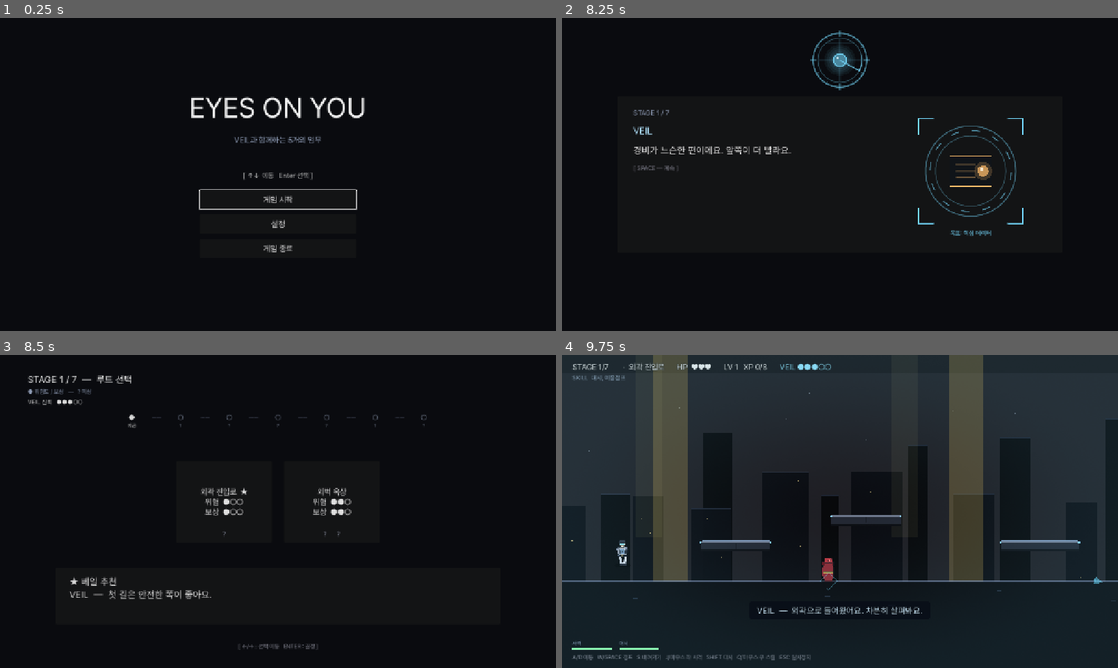
Above: before the commit, frames 1-4 (two rows, left to right).
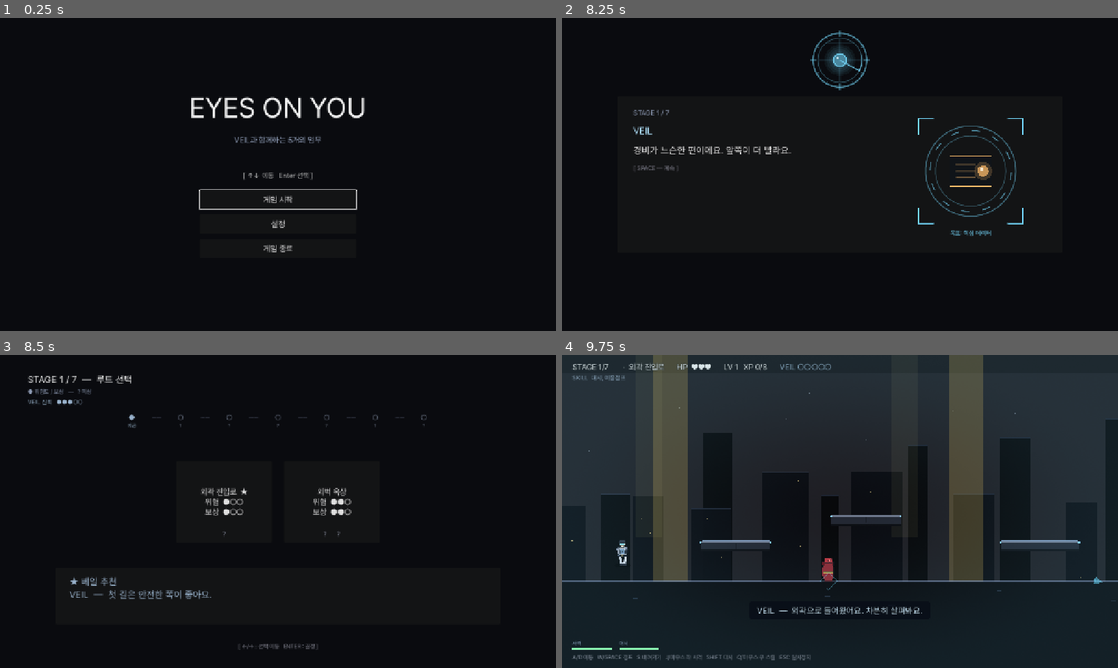
Above: after the commit, the same moments.

Repository: soomin007/EyesOnYou
Game: Godot game, scene res://scenes/main.tscn
The game is run twice, just before and just after one commit, with the same random seed, the same clock (stepped at 60 frames per second) and the same inputs.
Inputs (mouse positions are in pixels of both pictures, inside the frame that each line leads up to):
- Up to frame 1 (0.25 s): no input
- Up to frame 2 (8.25 s): click "게임 시작" at 0.5 s; click "일반 모드" at 1.25 s; click "바로 시작" at 2 s; tap Enter (ui_accept) at 2.75 s; move the mouse to (962, 158) at 2.77 s; press the mouse at (962, 158) at 2.78 s; hold D (move_right) 2.78-4.28 s; tap W (jump) at 3.02, 3.77, 5.27, 6.02, 6.77 s; move the mouse to (728, 190) at 3.52 s; release the mouse at (728, 190) at 3.53 s; tap Shift (dash) at 3.6 s; move the mouse to (895, 105) at 4.27 s; hold A (move_left) 4.28-5.03 s; tap Space at 4.35 s; move the mouse to (812, 237) at 5.02 s; hold D (move_right) 5.03-6.53 s; tap Q at 5.1 s; click (812, 237) at 5.17 s; move the mouse to (1006, 221) at 5.77 s; tap E at 5.85 s; move the mouse to (673, 127) at 6.52 s; hold A (move_left) 6.53-7.28 s; tap J at 6.6 s; move the mouse to (867, 174) at 7.27 s; hold D (move_right) 7.28-8.03 s; tap K at 7.35 s; click (867, 174) at 7.42 s; move the mouse to (756, 96) at 8.02 s; hold A (move_left) from 8.03 s (still down); click (756, 96) at 8.1 s
- Up to frame 3 (8.5 s): keep holding A (move_left); tap W (jump) at 8.27 s
- Up to frame 4 (9.75 s): release A (move_left) at 8.75 s; click "외곽 진입로 ★ 위험 ●○○ 보상 ●○○" at 8.75 s; click "확인" at 9.5 s

Frames 1-2 are identical in both runs. In frame 3, 0.3% of the frame differs, in the area x 5-38%, y 14-78%; in frame 4, less than 0.1%.

Commit message:
feat(trust): 어투 trust 재설계 — 0에서 climbing, 클리어 시 적립
- 획득: 추천 따라 클리어 +2 / 함께 고비(죽고회복·고위험·도전·히든) +2 / 독립 성공 +0
- 적립 시점을 record_route_choice(선택)→on_stage_clear(클리어)로 이동
- veil_trust_tier 원값 기준 재정의(음수 폐지), veil_register_band() 추가(취약함 게이트)
- veil_tone_color 차가움→따뜻함 그라데이션(시작 빨강 제거), HUD 게이지 0-시작 리베이스
- shared_hardship/rec_count/followed_count 변수 + reset 추가
- 문서 §3.2 수치 최종 조정(무사망→COLD 화해)

다음 커밋: 엔딩을 추천 수용률로 재튜닝(분리 — revert 용이)

Co-Authored-By: Claude Opus 4.8 (1M context) <noreply@anthropic.com>

Diff:
--- a/scripts/GameState.gd
+++ b/scripts/GameState.gd
@@ -31,8 +31,13 @@
 var recent_stage_deaths: Array = []  # 최근 스테이지별 죽음 수 (최대 2)
 var last_stage_secs: float = 0.0     # 직전 스테이지 소요 시간 (참고용)
 
+# 어투 trust 재설계(2026-06-13, veil_trust_arc.md §3) — 따뜻함=관계, 0에서 climbing.
+# 추천 따라 클리어 +2 / 함께 고비 +2 / 독립 성공 +0. 클리어 시점(on_stage_clear)에 적립.
 var trust_score: int = 0
 var aggression_score: int = 0
+var shared_hardship: int = 0      # 함께 고비를 넘긴 횟수 — WARM 취약함 게이트(§3.5)
+var rec_count: int = 0            # VEIL이 추천을 제시한 스테이지 수 — 엔딩 수용률 분모(§3.3)
+var followed_count: int = 0       # 그중 추천을 따른 수 — 엔딩 수용률 분자
 var route_history: Array = []
 var last_veil_recommended_route: String = ""
 var followed_veil_last_choice: bool = false
@@ -46,6 +51,8 @@
 var current_route_tags: Array = []
 var current_route_risk: int = 1   # 1~3, 적 수 배율 + 행동 강화에 사용
 var current_route_reward: int = 1  # 1~3, 클리어 시 보너스 XP에 사용
+var current_route_challenge: bool = false  # 도전 맵 여부 — 고비 판정용
+var current_route_hidden: bool = false     # 히든 맵 여부 — 고비 판정용
 
 var player_max_hp: int = 3
 var player_hp: int = 3
@@ -147,6 +154,9 @@
 	score = 0
 	trust_score = 0
 	aggression_score = 0
+	shared_hardship = 0
+	rec_count = 0
+	followed_count = 0
 	route_history = []
 	last_veil_recommended_route = ""
 	followed_veil_last_choice = false
@@ -155,6 +165,8 @@
 	current_route_tags = []
 	current_route_risk = 1
 	current_route_reward = 1
+	current_route_challenge = false
+	current_route_hidden = false
 	player_max_hp = 3
 	player_hp = 3
 	player_xp = 0
@@ -172,6 +184,9 @@
 	score = 0
 	trust_score = 0
 	aggression_score = 0
+	shared_hardship = 0
+	rec_count = 0
+	followed_count = 0
 	route_history = []
 	last_veil_recommended_route = ""
 	followed_veil_last_choice = false
@@ -179,6 +194,8 @@
 	current_route_tags = []
 	current_route_risk = 1
 	current_route_reward = 1
+	current_route_challenge = false
+	current_route_hidden = false
 	player_max_hp = 3
 	player_hp = player_max_hp
 	player_xp = 0
@@ -203,19 +220,20 @@
 	current_route_tags = route.get("tags", [])
 	current_route_risk = int(route.get("risk", 1))
 	current_route_reward = int(route.get("reward", 1))
+	current_route_challenge = bool(route.get("challenge", false))
+	current_route_hidden = bool(route.get("hidden", false))
 	followed_veil_last_choice = (rid == recommended_id and recommended_id != "")
-	# 신뢰도 — 추천 따랐으면 +1, 무시했으면 -1. 도전/숨김 루트는 추가 페널티(자율성↑).
-	if followed_veil_last_choice:
-		trust_score += 1
-	elif recommended_id != "":
-		trust_score -= 1
+	# 엔딩 도덕 축 = 추천 수용률(§3.3). 선택 시점에 1회만 집계 — 죽음 재시도엔 record가
+	# 재호출되지 않으므로 한 맵당 한 번. (어투 trust는 클리어 시점에 적립 — on_stage_clear.)
+	if recommended_id != "":
+		rec_count += 1
+		if followed_veil_last_choice:
+			followed_count += 1
+	# 공격성 — 전투 태그/도전 맵 선택. 엔딩 축이며 어투 trust와는 무관(§2 두 축 분리).
 	if "전투" in current_route_tags or "근접전" in current_route_tags:
 		aggression_score += 1
-	if route.get("challenge", false):
-		trust_score -= 1
+	if current_route_challenge:
 		aggression_score += 1
-	if route.get("hidden", false):
-		trust_score -= 1
 	# 실력 추적 baseline — 이 스테이지에 들어가기 직전 스냅샷. 죽음 재시도엔 재호출되지
 	# 않으므로 baseline..on_stage_clear 한 창에 재시도의 피격·죽음이 모두 누적된다.
 	_stage_hits_base = hits_taken
@@ -259,33 +277,44 @@
 		return "skilled"
 	return "steady"
 
-# 신뢰도 단계 — UI 톤/멘트 prefix 결정.
-# trust - aggression 기준. 양수면 VEIL을 따르는 플레이어, 음수면 거리감.
+# 신뢰 단계 — UI 톤색 + ??? 방 분기용. 어투 trust(0에서 climbing) 원값 기준(§3.4).
+# 재설계(2026-06-13): trust는 음수가 안 되므로 "거리감"은 낮은 값(broken/cool)으로 표현.
+# 대사 풀 밴드 선택은 veil_register_band() — 취약함 게이트 포함이라 별도.
 func veil_trust_tier() -> String:
-	var net: int = trust_score - aggression_score
-	if net >= 4:
+	var t: int = trust_score
+	if t >= 12:
 		return "high"
-	if net >= 1:
+	if t >= 8:
 		return "warm"
-	if net >= -1:
+	if t >= 4:
 		return "neutral"
-	if net >= -3:
+	if t >= 2:
 		return "cool"
 	return "broken"
 
+# 대사 풀 어투 밴드(COLD/THAW/WARM) — veil_pool_remap.md. WARM은 취약함 게이트(§3.5):
+# trust가 충분해도 "같이 고비를 넘긴 적"이 없으면 THAW에 머문다(무사망 고수=COLD 가능).
+func veil_register_band() -> String:
+	if trust_score >= 8 and shared_hardship >= 1:
+		return "warm"
+	if trust_score >= 4:
+		return "thaw"
+	return "cold"
+
+# 차가움(직업적)→따뜻함(유대) 그라데이션. 시작(trust 0)은 스틸블루(거리감) — 적대 빨강 아님.
 func veil_tone_color() -> Color:
 	match veil_trust_tier():
 		"high":
-			return Color(0.55, 0.95, 0.85)
+			return Color(0.55, 0.97, 0.85)   # 따뜻한 청록 — 깊은 유대
 		"warm":
-			return Color(0.55, 0.85, 0.95)
+			return Color(0.55, 0.90, 0.92)   # 청록 기운
 		"neutral":
-			return Color(0.85, 0.85, 0.85)
+			return Color(0.72, 0.86, 0.92)   # 해빙 — 옅은 청
 		"cool":
-			return Color(0.95, 0.78, 0.50)
+			return Color(0.64, 0.76, 0.86)   # 직업적 — 스틸블루
 		"broken":
-			return Color(0.95, 0.55, 0.55)
-	return Color(0.55, 0.85, 0.95)
+			return Color(0.60, 0.70, 0.80)   # 가장 차가움 — 거리감(적대 아님)
+	return Color(0.64, 0.76, 0.86)
 
 # 신뢰도 단계별 prefix 풀. 매 호출 random 선택 — 단조롭지 않게.
 # neutral의 "그럼, "은 뒷 문장과 어색하게 붙어 제거 (사용자 피드백). 대신 정보형 톤.
@@ -305,10 +334,9 @@
 		return ""
 	return str(arr[randi() % arr.size()])
 
-# 신뢰도 게이지 — UI 표시용 (-1.0 ~ +1.0 정규화).
+# 신뢰 게이지 — UI 표시용 (0.0 ~ +1.0 정규화). 0에서 차오름(§3.1 리베이스).
 func veil_trust_normalized() -> float:
-	var net: float = float(trust_score - aggression_score)
-	return clamp(net / 6.0, -1.0, 1.0)
+	return clampf(float(trust_score) / 15.0, 0.0, 1.0)
 
 func is_high_risk() -> bool:
 	return current_route_risk >= 3
@@ -380,6 +408,16 @@
 	# 띄울지 판단할 수 있게 해 보너스 레벨업이 누락되지 않도록.
 	# 방금 깬 스테이지의 실력 지표를 먼저 마감 (current_stage 증가 전).
 	_finalize_stage_metrics()
+	# 어투 trust 적립(§3.2) — 클리어 시점에만. 추천 따라 깼으면 +2.
+	# 함께 고비 돌파(죽고 회복 / 고위험·도전·히든 클리어) +2 = 따뜻함의 주 소스.
+	# 독립적 성공(추천 무시하고 무난히 클리어)은 +0 — 따뜻함은 관계로만 번다(§3.5).
+	var deaths_this_stage: int = max(0, death_count - _stage_deaths_base)
+	if followed_veil_last_choice:
+		trust_score += 2
+	var hardship: bool = deaths_this_stage > 0 or current_route_risk >= 3 or current_route_challenge or current_route_hidden
+	if hardship:
+		trust_score += 2
+		shared_hardship += 1
 	current_stage += 1
 	score += 100 * current_stage
 	var leveled: bool = false
--- a/scripts/Stage.gd
+++ b/scripts/Stage.gd
@@ -2170,16 +2170,13 @@
 			break
 	if map_label != null:
 		map_label.text = (" ·  " + route_name) if route_name != "" else ""
-	# VEIL 신뢰도 — 5단계 점, 색은 신뢰도 단계에 따라.
+	# VEIL 신뢰 — 5점 게이지, 0에서 차오름(재설계 §3.1). 색은 차가움→따뜻함.
 	if trust_label != null:
-		var net: int = GameState.trust_score - GameState.aggression_score
+		var t: int = GameState.trust_score
+		var thresholds: Array[int] = [2, 4, 8, 12, 16]
 		var dots: String = ""
 		for i in 5:
-			var th: int = -4 + i * 2
-			if net >= th:
-				dots += "●"
-			else:
-				dots += "○"
+			dots += "●" if t >= thresholds[i] else "○"
 		trust_label.text = "VEIL " + dots
 		trust_label.add_theme_color_override("font_color", GameState.veil_tone_color())
 	if GameState.skills.size() > 0:
Not shown, changed: docs/design/veil_trust_arc.md
